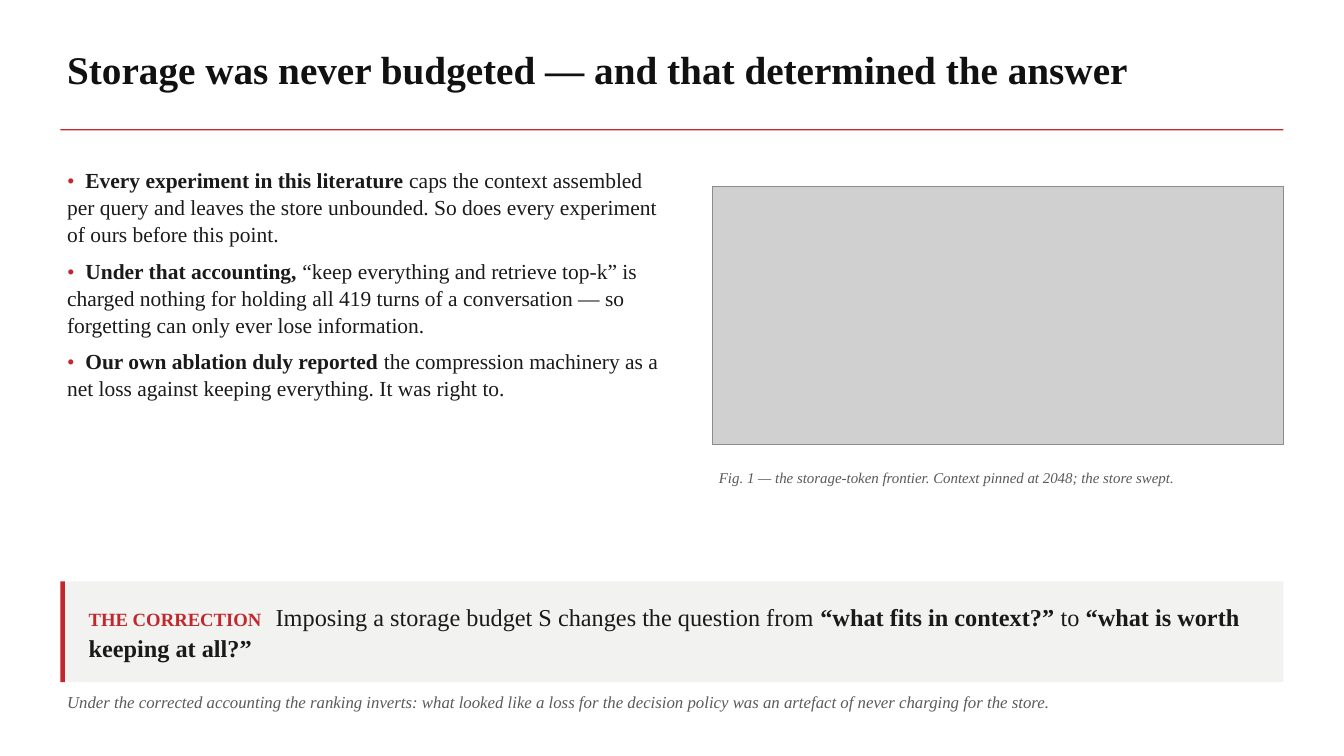
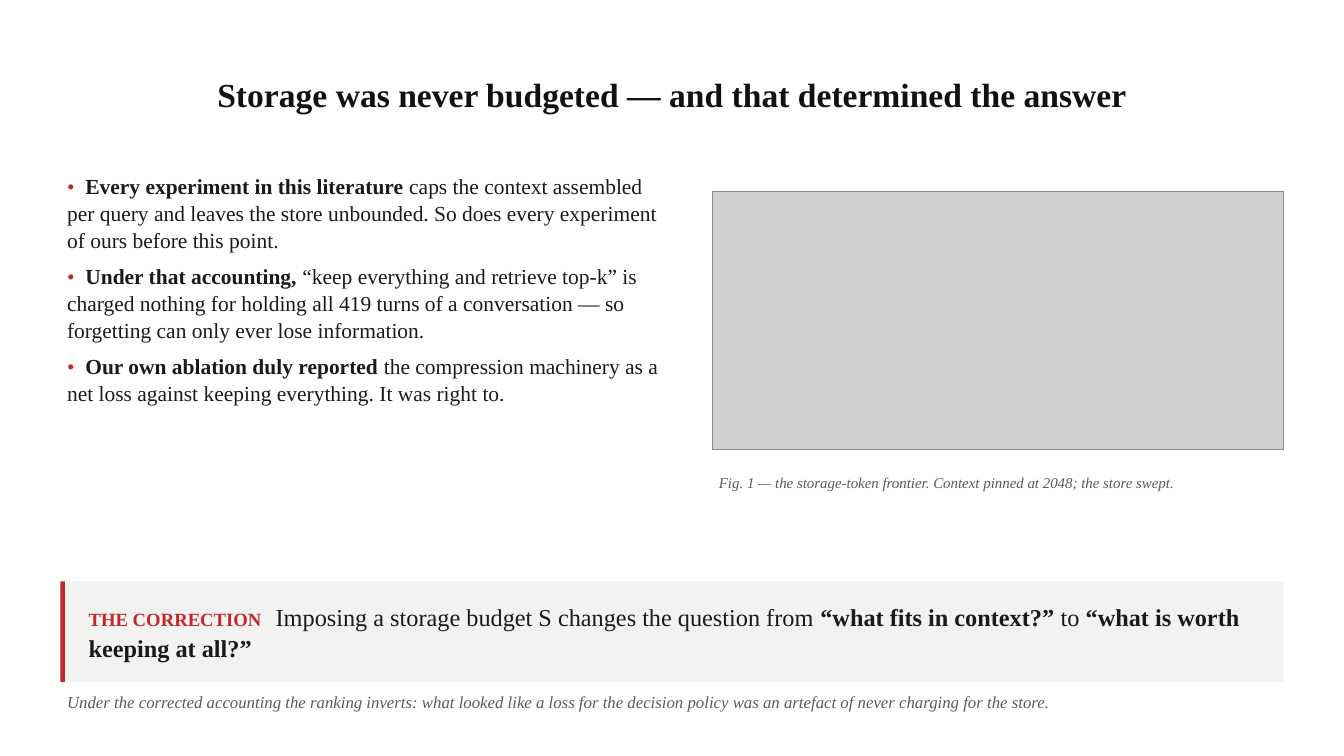
Before and after one commit to ruthme1ster/MemGate, a slide deck: slide 10 of MemGate_Capstone_Review2_NMIMS.pptx. Drawn at 1344x756 pixels with LibreOffice and Linux fonts; fonts in the diff are those of the drawing; grey boxes stand for pictures; background and template pictures are left out. Boxes give left, top, right and bottom in pixels: in the first picture for what was removed or moved away, otherwise in the second. Text is boxed around its words. In the diff, an @@ line names an element or a change of style, - is before the commit and + after.

```diff
--- a/MemGate_Capstone_Review2_NMIMS.pptx
+++ b/MemGate_Capstone_Review2_NMIMS.pptx
@@ text "Storage was never budgeted — ...": place and size @@
-text "Storage was never budgeted — ..." at bbox=[67, 56, 1128, 91]
+text "Storage was never budgeted — ..." at bbox=[217, 83, 1127, 114]
@@ text "Storage was never budgeted — ..." at bbox=[217, 83, 1127, 114]: size 42 to 36 pt; alignment left to centre; vertical alignment top to middle @@
@@ rectangle removed at bbox=[60, 129, 1284, 130] @@
@@ 2 texts, 1 picture: place and size @@
-2 texts, 1 picture at bbox=[67, 173, 1284, 486]
+2 texts, 1 picture at bbox=[67, 179, 1284, 491]
```
Also in this commit, not shown: 29 other slides changed, 3 other files.
